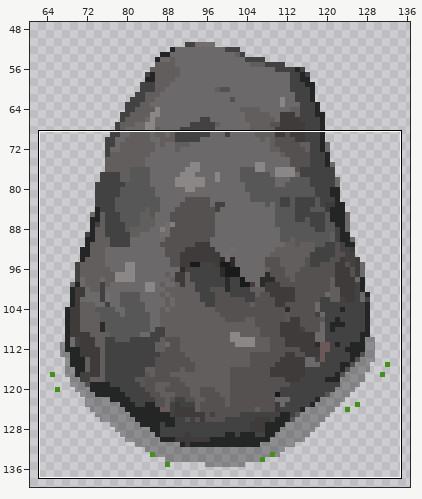
One commit to this pixel-art file: Assets/Aseprite/Rock.aseprite. Above, an overview of the earlier version with the close-up marked.
Close-up. Before:
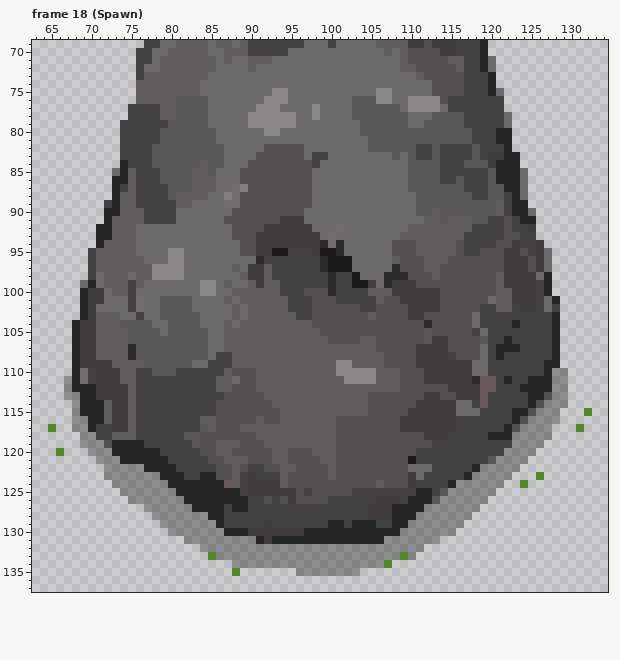
198x198 pixels, 20 frames. Colours within 5 levels of each other are drawn and written as one. Shown: frame 18 (Spawn): x 63..134, y 69..137. The wide view leaves out empty margins. The commit also changed other frames or places, which this record leaves out.
Now the later version:
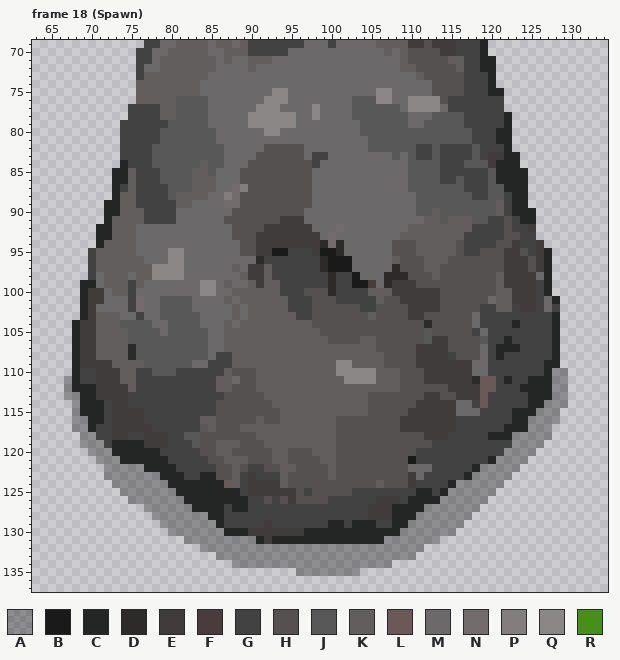
Palette (. is transparent): A #00000050  B #1b1a1a  C #242626  D #2d2b2a  E #3f3b3b  F #483c3d  G #434242  H #565151  J #585757  K #625e5d  L #6b595a  M #6b6969  N #726c6c  P #837e7e  Q #8b8787  R #458f1b
The edit:
Frame 18 (Spawn), layer "main2":
Colour R gives way to colour A in row 133 at x 109; in row 134 at x 107.
Colour A gives way to colour C in row 117 at x 124.
Colour G gives way to colour C in row 89 at x 72.
Colour H gives way to colour C in row 113 at x 127; in row 114 at x 126; in row 115 at x 125; in row 116 at x 124; in row 117 at x 123.
Colour J gives way to colour C in row 121 at x 120; in row 125 at x 114; in row 126 at x 113.
Colour M gives way to colour C in rows 71 to 72 at x 120; in row 75 at x 121; in rows 78 to 79 at x 122; in row 85 at x 73 and 124; in rows 86 to 88 at x 124; in row 90 at x 125.
Colour M gives way to colour C in rows 95 to 97 at x 127; in row 99 at x 69.
Colour G gives way to colour E in rows 115 to 116 at x 76; in row 117 at x 76 to 77; in rows 118 to 119 at x 77 to 79.
Colour K gives way to colour E in rows 115 to 117 at x 75; in row 118 at x 73 to 74.
Colour H gives way to colour G in row 119 at x 72.
Colour K gives way to colour G in row 113 at x 75; in row 114 at x 72 and 75; in rows 115 to 116 at x 72; in row 118 at x 75.
Colour N gives way to colour G in rows 110 to 111 at x 69.
Colour R is removed in row 115 at x 132; in row 117 at x 65 and 131; in row 120 at x 66; in row 123 at x 126; in row 124 at x 124; in row 133 at x 85.
Colour R is removed in row 135 at x 88.
